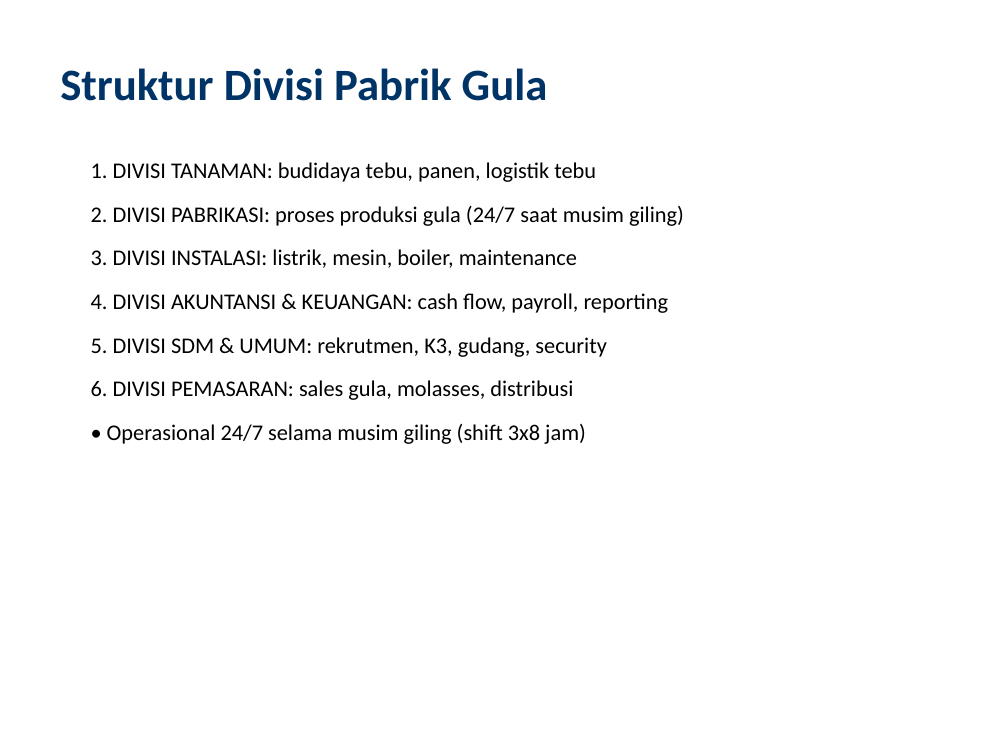
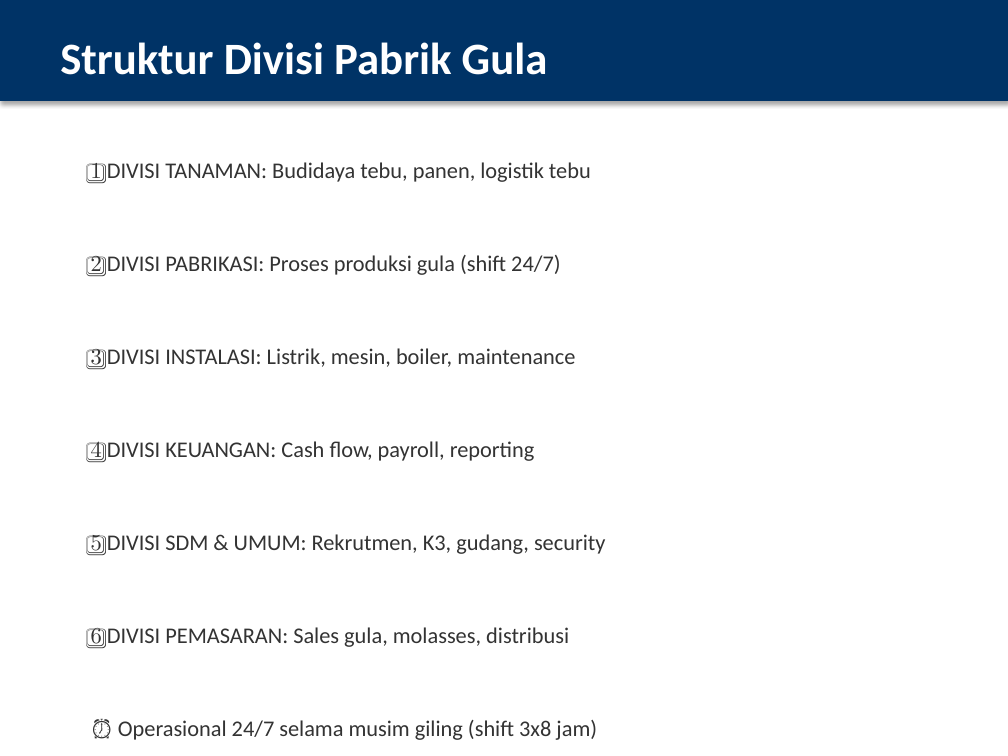
Before and after one commit to thereaintnocheaphappiness-cmyk/buat-tugas, a slide deck: slide 10 of PPT_Overview_Pabrik_Gula_IMPROVED.pptx (slide 9 before the commit). Drawn at 1008x756 pixels with LibreOffice and Linux fonts; fonts in the diff are those of the drawing. Boxes give left, top, right and bottom in pixels: in the first picture for what was removed or moved away, otherwise in the second. Text is boxed around its words. In the diff, an @@ line names an element or a change of style, - is before the commit and + after.

Commit message:
Improve PPT with visual enhancements: color-coded boxes, flow diagrams, KPI cards, two-column layouts, emoji icons, and professional design

```diff
--- a/PPT_Overview_Pabrik_Gula_IMPROVED.pptx
+++ b/PPT_Overview_Pabrik_Gula_IMPROVED.pptx
@@ rectangle added at box(0, 0, 1008, 101), fill #003366, outline #003366 0.75 pt @@
@@ text "Struktur Divisi Pabrik Gula": place and size @@
-text "Struktur Divisi Pabrik Gula" at box(60, 68, 548, 101)
+text "Struktur Divisi Pabrik Gula" at box(60, 42, 548, 75)
@@ text "Struktur Divisi Pabrik Gula" at box(60, 42, 548, 75): text colour #003366 to #FFFFFF @@
@@ text at box(91, 162, 605, 740): text changed; text colour #000000 to #333333 @@
-1. DIVISI TANAMAN: budidaya tebu, panen, logistik tebu
-2. DIVISI PABRIKASI: proses produksi gula (24/7 saat musim giling)
-3. DIVISI INSTALASI: listrik, mesin, boiler, maintenance
-4. DIVISI AKUNTANSI & KEUANGAN: cash flow, payroll, reporting
-5. DIVISI SDM & UMUM: rekrutmen, K3, gudang, security
-6. DIVISI PEMASARAN: sales gula, molasses, distribusi
-• Operasional 24/7 selama musim giling (shift 3x8 jam)
+1️⃣ DIVISI TANAMAN: Budidaya tebu, panen, logistik tebu
+2️⃣ DIVISI PABRIKASI: Proses produksi gula (shift 24/7)
+3️⃣ DIVISI INSTALASI: Listrik, mesin, boiler, maintenance
+4️⃣ DIVISI KEUANGAN: Cash flow, payroll, reporting
+5️⃣ DIVISI SDM & UMUM: Rekrutmen, K3, gudang, security
+6️⃣ DIVISI PEMASARAN: Sales gula, molasses, distribusi
+⏰ Operasional 24/7 selama musim giling (shift 3x8 jam)
```
Also in this commit, not shown: 15 other slides changed, 2 slides added, 1 slide removed.
